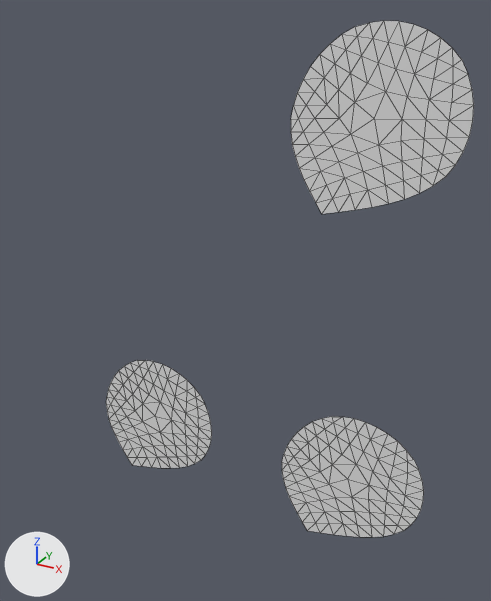
The FBX model unity-solidwire-shader__source/Assets/Meshes/SolidWire/Balloon.fbx as it was, and as the next commit left it.
Camera for both pictures: a 50 mm lens placed at (6.6, -4.55, 4.73), pointed at (3.84, 0.47, 2.22). Lighting does not change. The marker at lower left points along +X, +Y and +Z. Mesh edges are drawn as thin lines. Where no turn or scale is listed for an object, it has been applied to the vertices.
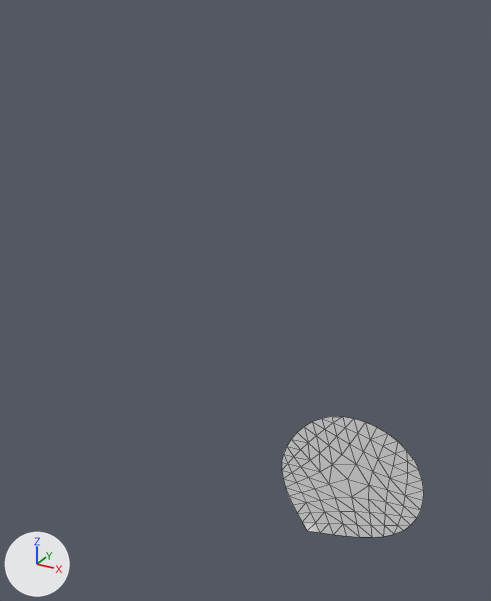
Where the newer file only moved an object's origin or applied its transform, the numbers keep the older frame.

What differs and where, as boxes (x1, y1, x2, y2) in the pictures (491 x 601 px):
'Plane.003.___solidwiretemp___', deleted
    before: (291, 21, 474, 214)
'Plane', deleted
    before: (106, 360, 212, 468)

Diff of the bpy script that builds the scene:
```diff
--- a/unity-solidwire-shader__source/Assets/Meshes/SolidWire/Balloon.fbx.py
+++ b/unity-solidwire-shader__source/Assets/Meshes/SolidWire/Balloon.fbx.py
@@ ob_plane @@
-ob_plane = bpy.data.objects.new('Plane', me_plane_013)
-ob_plane.location = (2.0, 0.0, 0.0)
@@ ob_plane_003____solidwiretemp @@
-ob_plane_003____solidwiretemp = bpy.data.objects.new('Plane.003.___solidwiretemp___', me_plane_015)
-ob_plane_003____solidwiretemp.location = (4.0, 0.0, 3.0)
```
